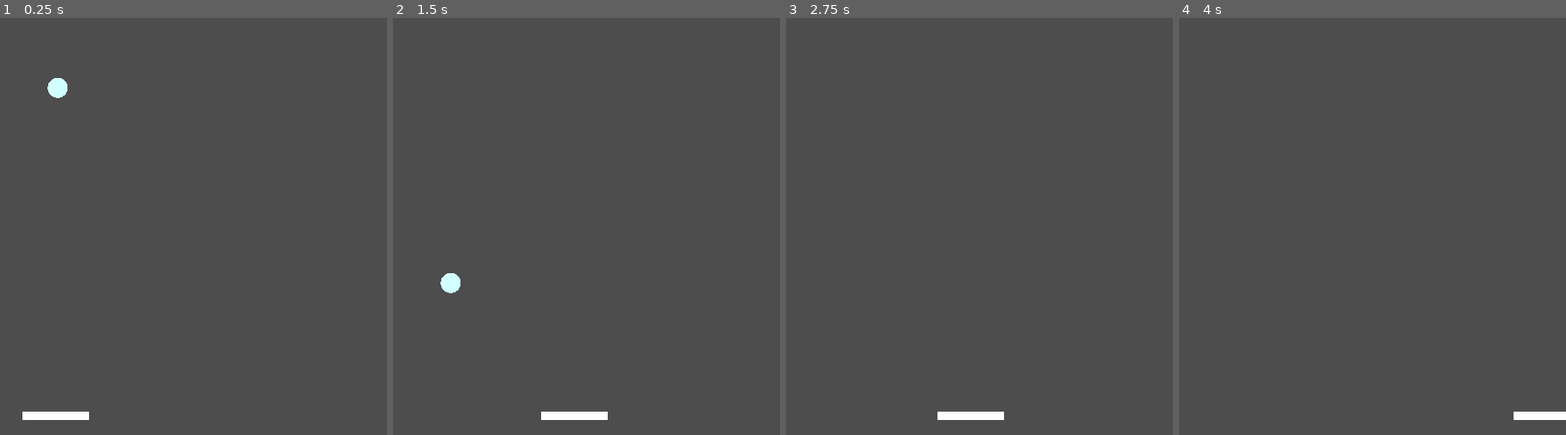
Above: before the commit, frames 1-4 (left to right).
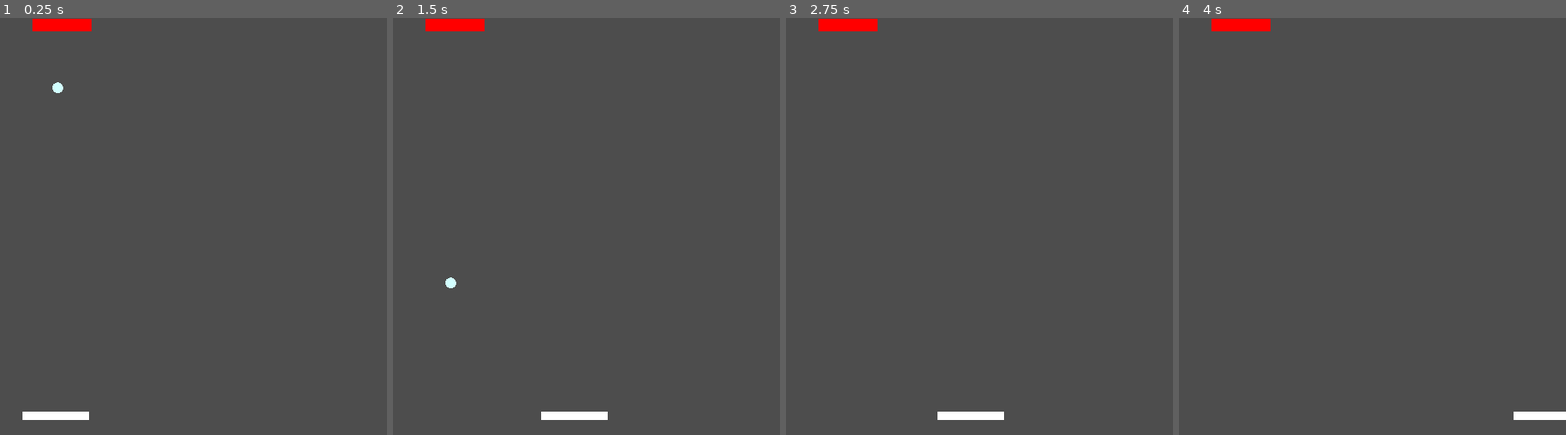
Above: after the commit, the same moments.

Repository: guillermoVicenteGonzalez/Arkanoid
Game: Godot game, scene res://levels/template/level_template.tscn
Two runs of this game, one before a commit and one after it. Both use one fixed random seed, a clock stepped at 60 frames per second and the inputs below. The project has no main scene, so this scene is started directly.
Inputs:
- Up to frame 1 (0.25 s): no input
- Up to frame 2 (1.5 s): hold Right (right) 0.53-1.28 s; hold A (left) from 1.28 s (still down)
- Up to frame 3 (2.75 s): release A (left) at 2.03 s; hold Right (right) from 2.03 s (still down)
- Up to frame 4 (4 s): release Right (right) at 3.53 s; hold A (left) from 3.53 s (still down)

The runs differ from the first frame. In frame 1, 0.6% of the frame differs, in the area x 8-24%, y 0-20%; in frame 2, 0.6%; in frame 3, 0.5%; in frame 4, 0.5%.

Commit message:
working ball

Diff:
--- a/levelComponents/Ball/ball.gd
+++ b/levelComponents/Ball/ball.gd
@@ -10,22 +10,25 @@
 @export var radius:float = 0 : set = setRadius
 
 var _shape := CircleShape2D.new() : set = _setShape
-var direction:Vector2 = Vector2(0,1)
+var direction: int = 1
 
 
 func _physics_process(delta: float) -> void:
 	if not Engine.is_editor_hint():
-		linear_velocity = handleMovement(speed, direction, delta)
+		#linear_velocity = handleMovement(speed, direction, delta)
+		linear_velocity = handleMovement(speed, direction, linear_velocity, delta)
 
 
 func _draw() -> void:
 	draw_circle(Vector2(0,0),radius,sphereColor, true)
 
 
-func handleMovement(sp:float, dir:Vector2, _delta:float)->Vector2:
+func handleMovement(sp:float, dir:int, vel:Vector2, _delta:float)->Vector2:
 	#print_debug(speed)
 	#return speed * direction * delta
-	return sp * dir
+	#return sp * dir
+	vel.y = sp * dir
+	return vel
 
 func setSpeed(s:float):
 	speed = s
@@ -46,7 +49,6 @@
 func setColor(nColor:Color):
 	sphereColor = nColor
 	queue_redraw()
-	print_debug("queue redraw ?")
 
 
 func setRadius(nRadius:float):
@@ -62,3 +64,7 @@
 	print_debug(body)
 	if body is Player:
 		direction *= -1
+
+	if body is Block:
+		direction *= -1
+		body.hit()
--- a/levelComponents/Block/block.gd
+++ b/levelComponents/Block/block.gd
@@ -8,7 +8,9 @@
 	hard
 }
 
-@export var size:Vector2 = Vector2(2,1) : set = setSize
+@onready var block_collision: CollisionShape2D = %blockCollision
+
+@export var size:Vector2 = Vector2(8,2) : set = setSize
 @export var type:blockType = blockType.easy : set = setBlockType
 
 var max_health:int = 1
@@ -20,10 +22,12 @@
 	pass
 
 
+func _ready():
+	print_debug(max_health)
+	health = max_health
+
 func _draw():
-	print_debug("draw")
 	draw_rect(Rect2(Vector2(0,0), size * CONSTANTS.CELL_SIZE),blockColor)
-
 
 
 ##############################################################
@@ -33,6 +37,13 @@
 func death():
 	# Particles
 	queue_free()
+
+func hit():
+	print_debug("hit")
+	health -= 1
+	if health <= 0:
+		death()
+
 
 
 ##############################################################
@@ -65,6 +76,9 @@
 
 func setSize(nSize:Vector2):
 	size = nSize
+	if block_collision != null:
+		block_collision.shape.size = size * CONSTANTS.CELL_SIZE
+		block_collision.position = size * CONSTANTS.CELL_SIZE / 2
 	queue_redraw()
 
 ## If provided an argument returns the name of the type passed. Else it just returns the name of the current block type
--- a/levelComponents/Block/block.tscn
+++ b/levelComponents/Block/block.tscn
@@ -1,8 +1,15 @@
-[gd_scene load_steps=2 format=3 uid="uid://bes87j8yp3rbn"]
+[gd_scene load_steps=3 format=3 uid="uid://bes87j8yp3rbn"]
 
 [ext_resource type="Script" path="res://levelComponents/Block/block.gd" id="1_jrllv"]
 
+[sub_resource type="RectangleShape2D" id="RectangleShape2D_xpsvs"]
+size = Vector2(63.6, 16)
+
 [node name="block" type="StaticBody2D"]
 script = ExtResource("1_jrllv")
-size = Vector2(4, 1)
 type = 2
+
+[node name="blockCollision" type="CollisionShape2D" parent="."]
+unique_name_in_owner = true
+position = Vector2(32, 8)
+shape = SubResource("RectangleShape2D_xpsvs")
--- a/levels/template/level.gd
+++ b/levels/template/level.gd
@@ -24,3 +24,13 @@
 	# Random algorithm for types
 	# Difficulty settings defines how many bad triangles
 	pass
+
+func _levelFinished():
+	# gets triggered by event
+	pass
+
+func _checkLevelFinished():
+	# Gets triggered when a block emits the destroy signal
+	# we get elements in group blocks
+	# if it is 0 => _levelFinished()
+	pass
--- a/levels/template/level_template.tscn
+++ b/levels/template/level_template.tscn
@@ -1,8 +1,9 @@
-[gd_scene load_steps=4 format=3 uid="uid://nm7btqj3cjum"]
+[gd_scene load_steps=5 format=3 uid="uid://nm7btqj3cjum"]
 
 [ext_resource type="PackedScene" uid="uid://byccl14ei4cc8" path="res://levelComponents/Player/player.tscn" id="1_r67a2"]
 [ext_resource type="Script" path="res://levels/template/level.gd" id="1_y4mds"]
 [ext_resource type="PackedScene" uid="uid://co1n6wh7shscq" path="res://levelComponents/Ball/ball.tscn" id="3_pjott"]
+[ext_resource type="PackedScene" uid="uid://bes87j8yp3rbn" path="res://levelComponents/Block/block.tscn" id="4_ovxqc"]
 
 [node name="levelTemplate" type="Node2D"]
 script = ExtResource("1_y4mds")
@@ -13,4 +14,8 @@
 
 [node name="Ball" parent="." instance=ExtResource("3_pjott")]
 position = Vector2(647, 64)
-radius = 19.295
+physics_material_override = null
+
+[node name="block" parent="." instance=ExtResource("4_ovxqc")]
+position = Vector2(599, 2)
+size = Vector2(14.075, 3)
Not shown, added: levelComponents/Ball/bal7AA6.tmp
